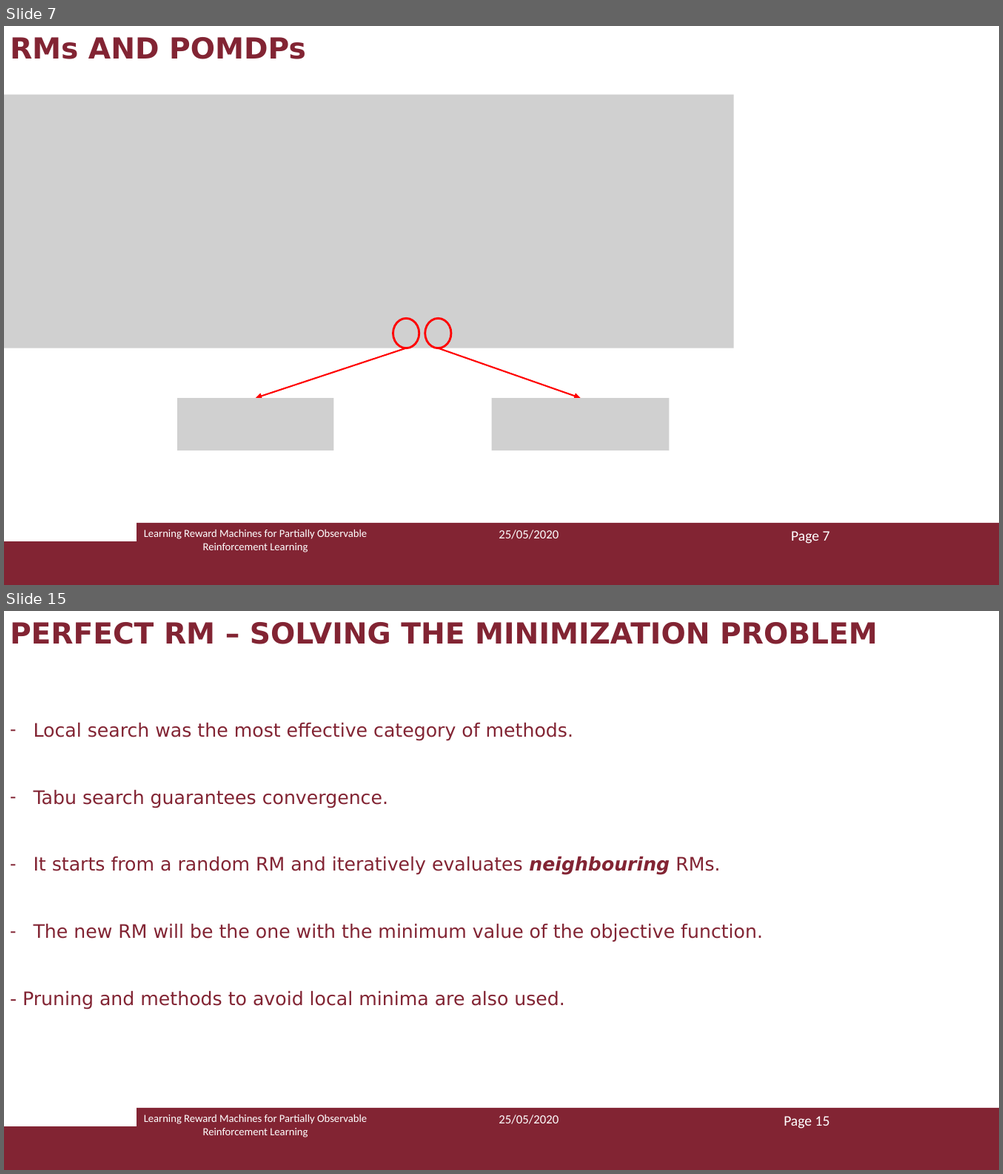
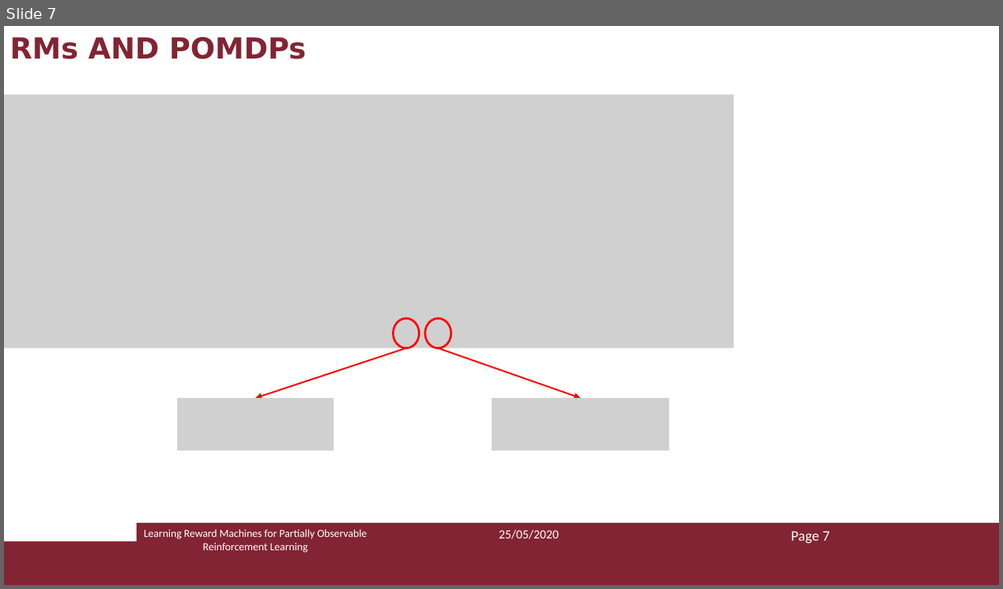
Before and after one commit to Marvet94/reasoning_agents_project_2020, a slide deck: ra_presentazione.pptx. Shown one above the other, each under a label of ours: slides 7 and 15 before the commit, slide 7 after it; the slides between them are not shown. The pictures are 1003x1174 and 1003x589 pixels, drawn with LibreOffice and Linux fonts; fonts in the diff are those of the drawing; grey boxes stand for pictures. Boxes give left, top, right and bottom in pixels: in the first picture for what was removed or moved away, otherwise in the second. Text is boxed around its words. In the diff, an @@ line names an element or a change of style, - is before the commit and + after.

```diff
--- a/ra_presentazione.pptx
+++ b/ra_presentazione.pptx
@@ slide 15 removed at <box>4,611,999,1170</box>, background #FFFFFF; not listed: 2 template elements that a slide beside it also shows @@
@@ text removed at <box>10,622,877,644</box> @@
-PERFECT RM – SOLVING THE MINIMIZATION PROBLEM
@@ text removed at <box>22,723,762,1010</box> @@
-– Local search was the most effective category of methods.
-– Tabu search guarantees convergence.
-– It starts from a random RM and iteratively evaluates neighbouring RMs.
-– The new RM will be the one with the minimum value of the objective function.
-- Pruning and methods to avoid local minima are also used.
@@ text removed at <box>144,1114,367,1138</box> @@
-Learning Reward Machines for Partially Observable Reinforcement Learning
@@ text removed at <box>498,1115,558,1125</box> @@
-25/05/2020
@@ text removed at <box>783,1116,830,1129</box> @@
-Page 15
```
Also in this commit, not shown: 7 slides changed, 2 slides added.
